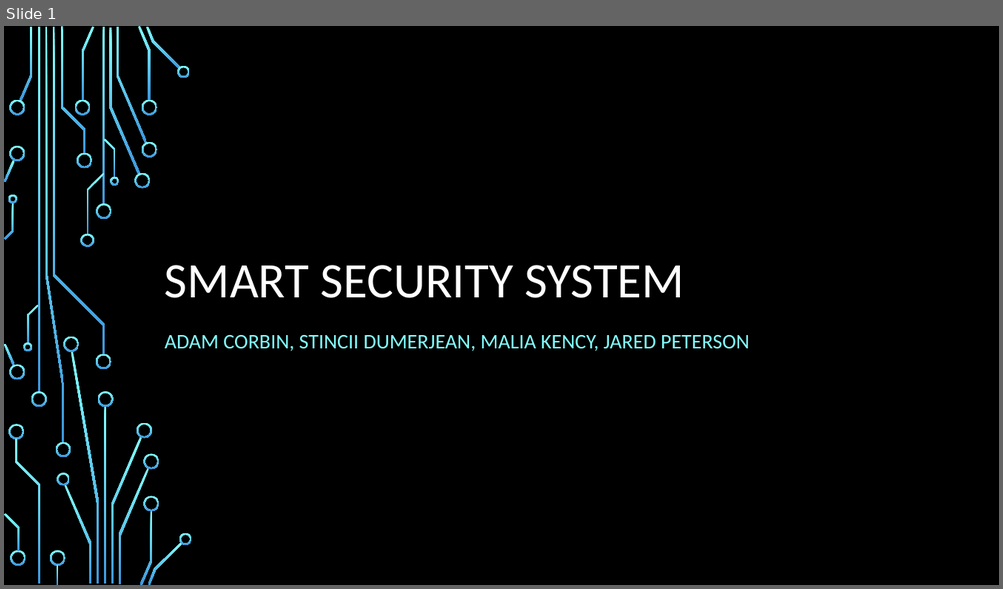
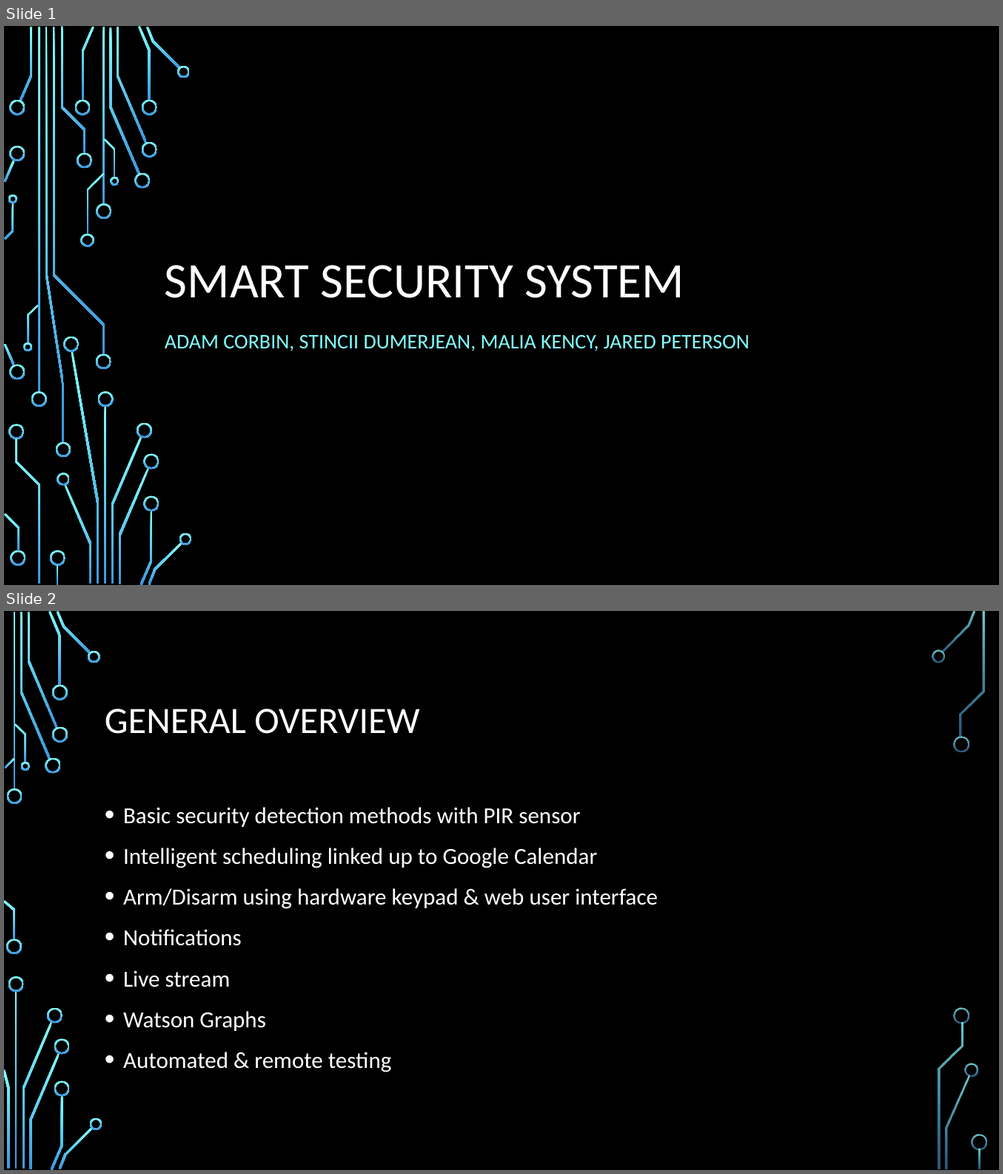
Before and after one commit to AdamCorbinFAUPhD/CEN5035-Software-Engineering-Course-Project, a slide deck: proposal/Smart Security System_presentation.pptx. Shown one above the other, each under a label of ours: slide 1 before the commit, slides 1 and 2 after it. The pictures are 1003x589 and 1003x1174 pixels, drawn with LibreOffice and Linux fonts; fonts in the diff are those of the drawing; background and template pictures are left out. Boxes give left, top, right and bottom in pixels: in the first picture for what was removed or moved away, otherwise in the second. Text is boxed around its words. In the diff, an @@ line names an element or a change of style, - is before the commit and + after.

```diff
--- a/proposal/Smart Security System_presentation.pptx
+++ b/proposal/Smart Security System_presentation.pptx
@@ slide 2 added at bbox=[4, 611, 999, 1170], background picture (left out) @@
@@ title added at bbox=[105, 709, 419, 734], 36 pt, text #FFFFFF @@
+GENERAL OVERVIEW
@@ text added at bbox=[123, 807, 657, 1073], 22.2 pt, text #FFFFFF @@
+• Basic security detection methods with PIR sensor
+• Intelligent scheduling linked up to Google Calendar
+• Arm/Disarm using hardware keypad & web user interface
+• Notifications
+• Live stream
+• Watson Graphs
+• Automated & remote testing
@@ group added at bbox=[4, 611, 987, 1170]: 33 freeform shapes, 3 rectangles @@
```
Also in this commit, not shown: 1 slide changed, 3 other slides added, 3 slides removed.
